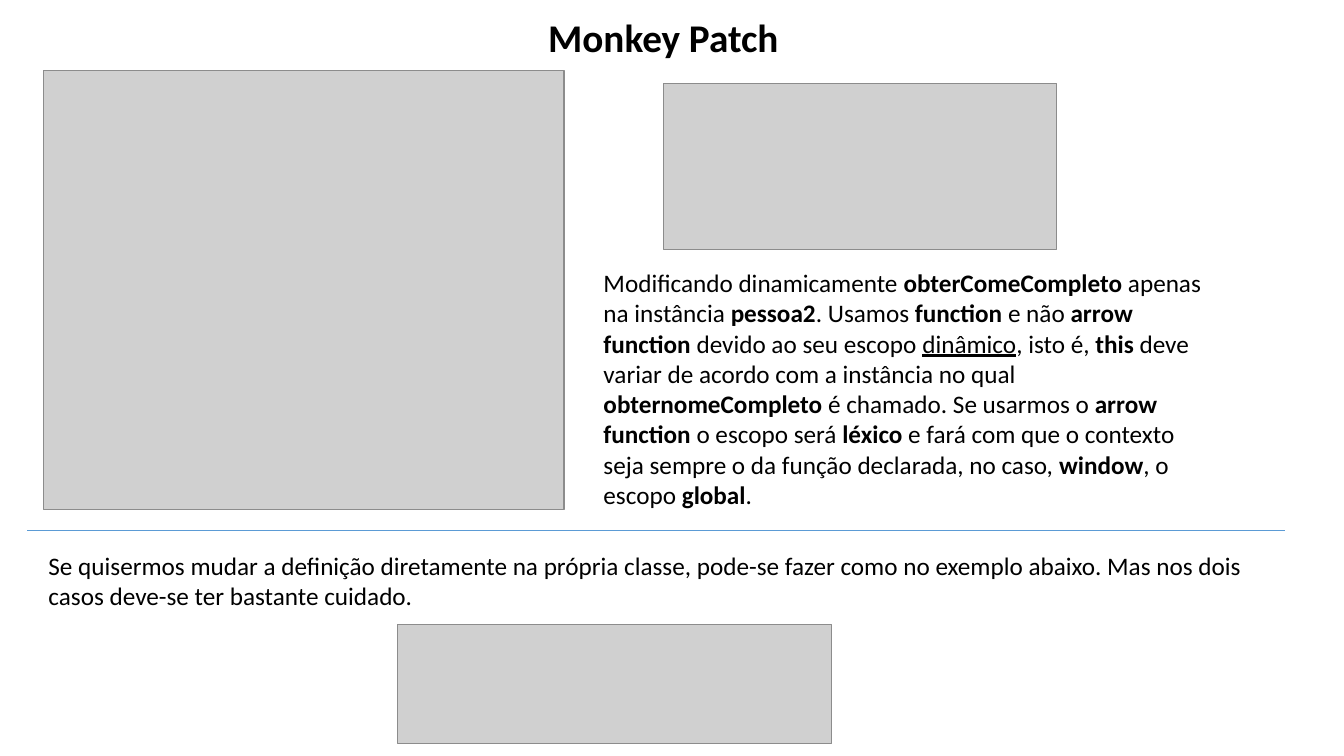
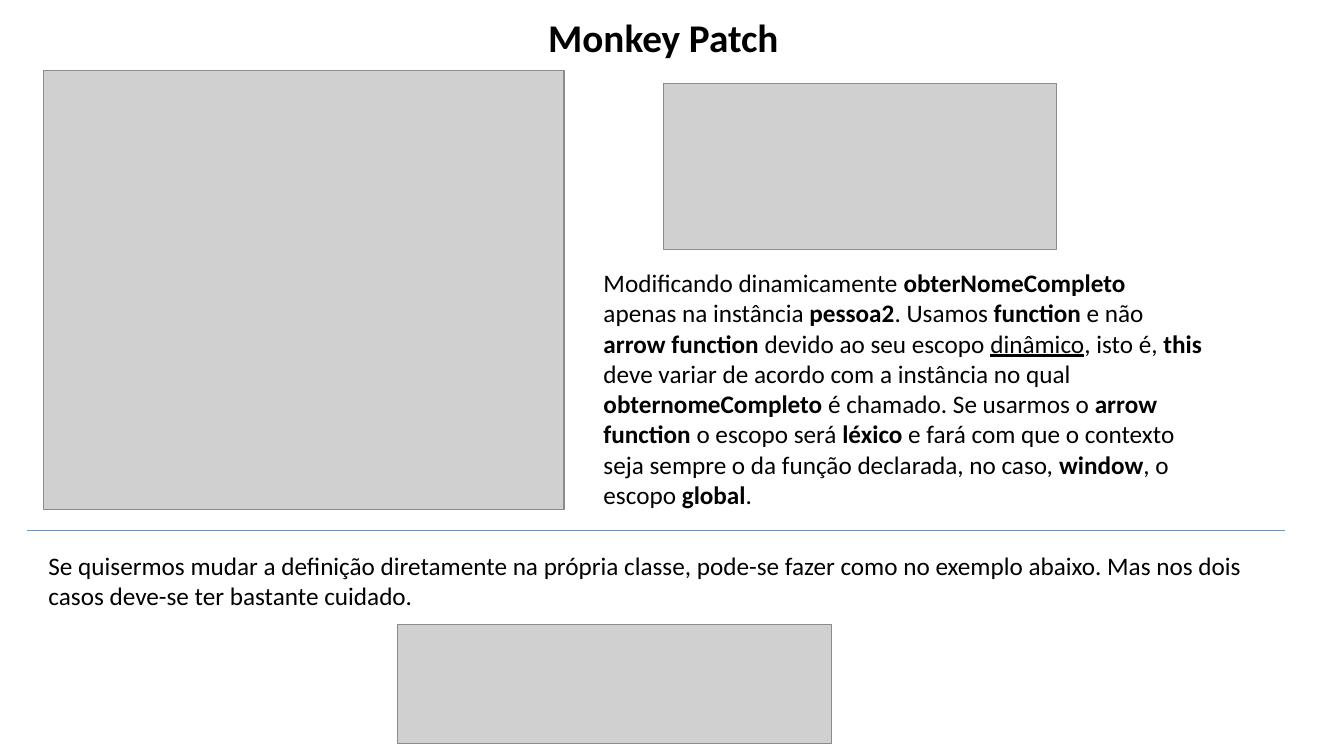
Before and after one commit to lacsousa/js-es6-oo-pp-avanc1, a slide deck: slide 20 of docs/JS Avançado 1-2-3-resumo.pptx. Drawn at 1344x756 pixels with LibreOffice and Linux fonts; fonts in the diff are those of the drawing; grey boxes stand for pictures. Boxes give left, top, right and bottom in pixels: in the first picture for what was removed or moved away, otherwise in the second. Text is boxed around its words. In the diff, an @@ line names an element or a change of style, - is before the commit and + after.

```diff
--- a/docs/JS Avançado 1-2-3-resumo.pptx
+++ b/docs/JS Avançado 1-2-3-resumo.pptx
@@ text at [603,274,1201,509]: text changed @@
-Modificando dinamicamente obterComeCompleto apenas na instância pessoa2. Usamos function e não arrow function devido ao seu escopo dinâmico, isto é, this deve variar de acordo com a instância no qual obternomeCompleto é chamado. Se usarmos o arrow function o escopo será léxico e fará com que o contexto seja sempre o da função declarada, no caso, window, o escopo global.
+Modificando dinamicamente obterNomeCompleto apenas na instância pessoa2. Usamos function e não arrow function devido ao seu escopo dinâmico, isto é, this deve variar de acordo com a instância no qual obternomeCompleto é chamado. Se usarmos o arrow function o escopo será léxico e fará com que o contexto seja sempre o da função declarada, no caso, window, o escopo global.
```
Also in this commit, not shown: 2 other files.
